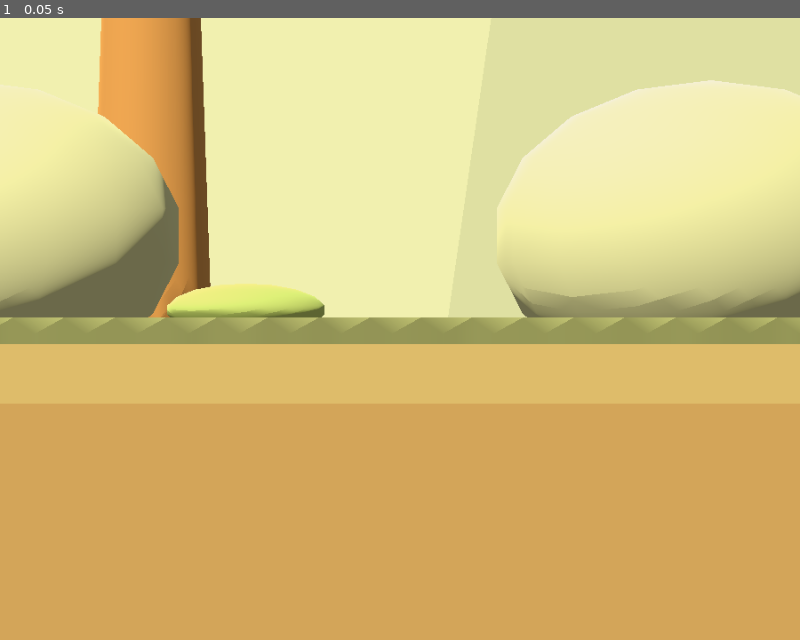
Above: before the commit, frame 1.
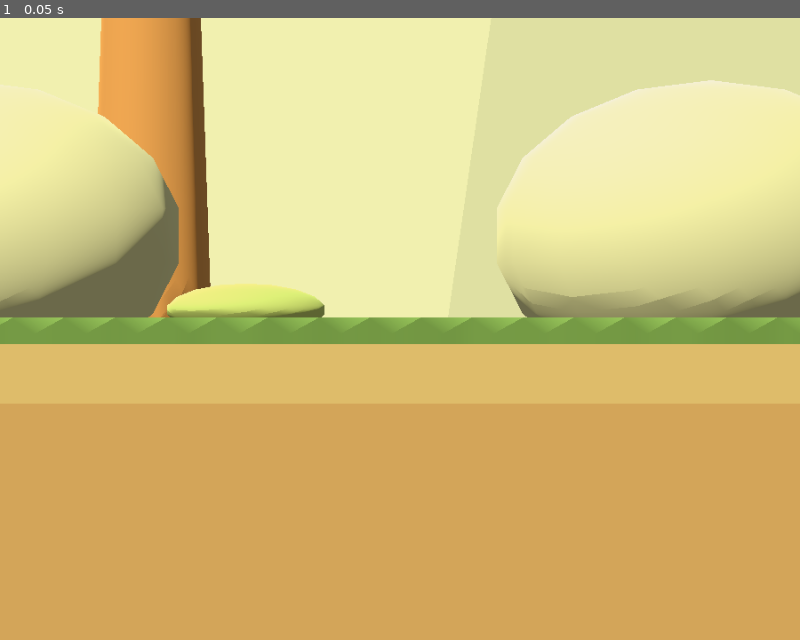
Above: after the commit, the same moment.

Repository: apps-skymesh/tuvlo-world
Game: Godot game, scene res://scenes/homestead.tscn
Two runs of this game, one before a commit and one after it. Both use one fixed random seed, a clock stepped at 60 frames per second and the inputs below.
Inputs:
- Up to frame 1 (0.05 s): no input

The runs differ from the first frame. In frame 1, 4.2% of the frame differs, in the area x 0-100%, y 48-53%.

Commit message:
Make the yard more vivid and hide the extra visitors.
Grass, roofs, and the child read more clearly, the baker and storyteller stay off the map, and build 70 marks the beta 20 checkpoint.

Co-authored-by: Cursor <cursoragent@cursor.com>

Diff:
--- a/Godot/scripts/appearance.gd
+++ b/Godot/scripts/appearance.gd
@@ -1,10 +1,10 @@
 class_name HomesteadAppearance
 extends RefCounted
 const DEFAULT={"skin":2,"face":0,"eyes":0,"eye_color":0,"hair":0,"hair_color":1,"glasses":0,"freckles":0,"height":1,"build":1,"outfit":0,"top":0,"bottom":0,"shoes":0,"scarf":0,"hat":0,"pattern":0,"expression":0,"accessory":0}
-const SKINS=["FFE0C2","F3C59F","DCA478","B87951","8C563B","57382D"]
+const SKINS=["FFE0B8","F6BE8C","E8A56A","C67A42","9A5C38","60402E"]
 const HAIR_COLORS=["282839","684735","B8703D","E8BF69","A58BCD"]
 const EYES=["423b33","5c7869","5b7488","8a6242"]
-const TOPS=["558BEB","A487DC","F08083","4CA68F","E9B94F","E88750"]
+const TOPS=["3B8FFF","B090F0","FF6B78","2EBF8A","FFC53D","FF8A3D"]
 const BOTTOMS=["b59562","657e9a","9c7c9a","8caa7f","ba856e","e2c3a6"]
 const SHOES=["975f48","586a66","798db0","e6d8bc"]
 const SCARVES=["c58462","d9b468","7c9da6","b293ab"]
--- a/Godot/scripts/homestead.gd
+++ b/Godot/scripts/homestead.gd
@@ -771,37 +771,12 @@
  var hex=bytes.hex_encode()
  return hex.substr(0,8)+"-"+hex.substr(8,4)+"-"+hex.substr(12,4)+"-"+hex.substr(16,4)+"-"+hex.substr(20,12)
 
-# Guests use the same reachable routes and grounded actor as the child. They
-# are presentation only: arriving never grants goods or changes saved progress.
+# The baker and storyteller stay in the saved visit. They are hidden until the
+# yard feels alive. Hiding them does not spend or keep the loaf.
 func update_guest():
- var present: Array[String]=[]
+ if guests.is_empty(): return
  for person in guests:
-  if is_instance_valid(person): present.append(str(person.get_meta("role","")))
- if present!=data.visitors:
-  for person in guests:
-   if is_instance_valid(person):
-    remove_child(person)
-    person.queue_free()
-  guests.clear()
-  for role in data.visitors:
-   var person:=HomesteadResident.new()
-   person.set_meta("role",role)
-   add_child(person)
-   person.setup(data,navigation)
-   var origin:=Vector3(5.5,0,6.5) if role=="baker" else Vector3(9.5,0,8.5)
-   person.position=HomesteadItems.cell_center(navigation.closest(origin))
-   person.timer=2.3
-   person.activity_scale=2.0
-   person.schedule=["cottage","garden"]
-   person.model.apply_appearance({"skin":2,"hair":3 if role=="storyteller" else 1,"top":3 if role=="storyteller" else 0,"hat":0,"glasses":role=="storyteller"})
-   if role=="storyteller":
-    for item in data.items:
-     if item.kind=="nook":
-      person.visit(item.id)
-      break
-   guests.append(person)
- var moving=not paused and session!="" and selected_id==""
- for person in guests:
-  person.reduced_motion=reduced_motion
-  person.set_physics_process(moving)
-  person.model.set_process(not paused and selected_id=="")
+  if is_instance_valid(person):
+   remove_child(person)
+   person.queue_free()
+ guests.clear()
--- a/Godot/scripts/meadow.gdshader
+++ b/Godot/scripts/meadow.gdshader
@@ -1,6 +1,6 @@
 shader_type spatial;
 render_mode specular_disabled;
-uniform vec4 grass_color : source_color = vec4(0.53, 0.67, 0.39, 1.0);
+uniform vec4 grass_color : source_color = vec4(0.34, 0.74, 0.24, 1.0);
 uniform float dormant : hint_range(0.0, 1.0) = 0.0;
 varying vec3 world_point;
 float hash(vec2 p) { return fract(sin(dot(p, vec2(127.1,311.7))) * 43758.5453); }
--- a/Godot/scripts/presentation.gd
+++ b/Godot/scripts/presentation.gd
@@ -557,8 +557,11 @@
 	if node is MeshInstance3D and node.mesh.get_surface_count()==1:
 		var material=node.get_active_material(0)
 		if material is StandardMaterial3D:
-			node.material_override=material
-			node.set_meta("cottage_roof",material.resource_name.begins_with("roof"))
+			var copy=material.duplicate()
+			if str(copy.resource_name).begins_with("roof"):
+				copy.albedo_color=copy.albedo_color.lerp(Color("e4532a"),0.45)
+			node.material_override=copy
+			node.set_meta("cottage_roof",str(copy.resource_name).begins_with("roof"))
 	for child in node.get_children(): prepare_cottage_materials(child)
 
 # Original miniature joinery, open front and paper details stay readable from
@@ -600,7 +603,7 @@
 # Original plaster-and-joinery mill, including two free material/sail looks.
 # The animated pivot survives static batching; quiet/offscreen mills do no work.
 func windmill(root: Node3D,ghost=false,style=0):
-	var roof_color="78988b" if style==0 else "ad806d"
+	var roof_color="2f9a62" if style==0 else "d15a3c"
 	HomesteadMesh.cylinder(root,Vector3(0,0.10,0),1.31,0.20,"c9bc9c")
 	HomesteadMesh.cylinder(root,Vector3(0,1.25,0),0.91,2.3,"eadfc5",0.65)
 	for angle in 8:
@@ -691,8 +694,8 @@
 # Two trained fruit trees, low stone edging and a woven harvest basket.
 # Three enduring looks are cosmetic; fruit play never changes the ledger.
 func orchard(root: Node3D,style=0):
-	var leaf_color=["83a477","9aaf7b","9b9b85"][clampi(style,0,2)]
-	var fruit_color=["c98270","d5b36b","9c8bb2"][clampi(style,0,2)]
+	var leaf_color=["3f9a44","62c452","7aaa4e"][clampi(style,0,2)]
+	var fruit_color=["e4543c","f0c22a","9a62d6"][clampi(style,0,2)]
 	HomesteadMesh.box(root,Vector3(0,0.06,0),Vector3(1.84,0.12,1.78),"acb18b",0.10)
 	for x in [-0.88,0.88]:
 		for z in [-0.65,0,0.65]:
@@ -781,7 +784,7 @@
 					if stage in [2,3]: foliage.append(stalk)
 					var ripe=stage==4 if stage>=0 else data.harvest.values().has("wheat")
 					var height=0.62 if ripe else (0.12 if stage in [1,2] else 0.32)
-					var tint="d8ab3f" if ripe else "5f9e50"
+					var tint="f0c429" if ripe else "3dae3a"
 					HomesteadMesh.rod(stalk,Vector3.ZERO,Vector3(0.025,height,0),0.018,tint)
 					for seed in 3:
 						var y=height-0.06-seed*0.065
@@ -792,9 +795,9 @@
 					for leaf_index in 4:
 						var angle=leaf_index*TAU/4+(0.35 if x>0 else 0.0)
 						var offset=Vector3(cos(angle)*0.09,0.06,sin(angle)*0.09)
-						var leaf=HomesteadMesh.ellipsoid(root,plant+offset,Vector3(0.075,0.045,0.17),"548d57" if leaf_index%2 else "80af61")
+						var leaf=HomesteadMesh.ellipsoid(root,plant+offset,Vector3(0.075,0.045,0.17),"2f9a3a" if leaf_index%2 else "62d24e")
 						leaf.rotation=Vector3(-0.25,PI/2-angle,0)
-					HomesteadMesh.ellipsoid(root,plant+Vector3(0,0.14,0),Vector3(0.075,0.10,0.075),"b3d47b")
+					HomesteadMesh.ellipsoid(root,plant+Vector3(0,0.14,0),Vector3(0.075,0.10,0.075),"d6ee58")
 	HomesteadMesh.rod(root,Vector3(1.28,0,-0.68),Vector3(1.28,0.88,-0.68),0.035,"a47c58")
 	HomesteadMesh.box(root,Vector3(1.28,0.75,-0.68),Vector3(0.35,0.28,0.045),"dac7a0",0.035)
 
@@ -834,9 +837,9 @@
 	var crown=Node3D.new()
 	root.add_child(crown)
 	crown.position.y=1.45
-	HomesteadMesh.ellipsoid(crown,Vector3(-0.39,0.69,0.06),Vector3(0.72,0.85,0.73),"83a273")
-	HomesteadMesh.ellipsoid(crown,Vector3(0.34,0.88,-0.03),Vector3(0.76,1.02,0.76),"94ad7b")
-	HomesteadMesh.ellipsoid(crown,Vector3(0.04,1.46,0.04),Vector3(0.62,0.81,0.62),"a1b685")
+	HomesteadMesh.ellipsoid(crown,Vector3(-0.39,0.69,0.06),Vector3(0.72,0.85,0.73),"3f9a45")
+	HomesteadMesh.ellipsoid(crown,Vector3(0.34,0.88,-0.03),Vector3(0.76,1.02,0.76),"58b84e")
+	HomesteadMesh.ellipsoid(crown,Vector3(0.04,1.46,0.04),Vector3(0.62,0.81,0.62),"7ed45c")
 	if not ghost: foliage.append(crown)
 	for p in [Vector3(0.25,0.05,0.28),Vector3(-0.3,0.04,0.1)]:
 		HomesteadMesh.ellipsoid(root,p,Vector3(0.21,0.07,0.15),"92a677")
@@ -852,8 +855,8 @@
 		HomesteadMesh.ellipsoid(patch,Vector3(p.x+0.08,p.y*0.5,p.z),Vector3(0.12,0.045,0.06),"8da36e")
 		for petal in 5:
 			var angle=petal*TAU/5
-			HomesteadMesh.ellipsoid(patch,p+Vector3(cos(angle)*0.075,0,sin(angle)*0.075),Vector3(0.075,0.05,0.075),"e0a295" if i%2 else "f0dec1")
-		HomesteadMesh.ellipsoid(patch,p+Vector3(0,0.035,0),Vector3.ONE*0.05,"d9b565")
+			HomesteadMesh.ellipsoid(patch,p+Vector3(cos(angle)*0.075,0,sin(angle)*0.075),Vector3(0.075,0.05,0.075),"f25b6a" if i%2 else "ffe14a")
+		HomesteadMesh.ellipsoid(patch,p+Vector3(0,0.035,0),Vector3.ONE*0.05,"f2a31a")
 	if not ghost: foliage.append(patch)
 
 func rocks(root: Node3D):
@@ -1031,7 +1034,7 @@
 	house.position.y=2.15
 	house.scale=Vector3(0.55,0.55,0.55)
 	cottage(house)
-	recolor_roof(house,"dfbf77" if style==0 else "b484b2")
+	recolor_roof(house,"f0c04a" if style==0 else "d45aa8")
 	for i in 7:
 		HomesteadMesh.box(root,Vector3(0,0.3+i*0.28,1.45),Vector3(0.7,0.07,0.12),"d0c7ad",0.02)
 	for x in [-0.4,0.4]:
@@ -1056,7 +1059,7 @@
 	HomesteadMesh.box(root,Vector3(-0.3,1.18,-0.4),Vector3(3.0,2.15,1.8),"af634e",0.05)
 	for x in range(11):
 		HomesteadMesh.box(root,Vector3(-1.68+x*0.275,1.18,0.52),Vector3(0.035,2.1,0.025),"c48264",0.008)
-	pitched_roof(root,Vector3(-0.3,2.45,-0.4),3.5,2.25,"54756a")
+	pitched_roof(root,Vector3(-0.3,2.45,-0.4),3.5,2.25,"d24b38")
 	for x in [-1.8,1.2]: HomesteadMesh.box(root,Vector3(x,1.18,0.56),Vector3(0.11,2.2,0.10),"efe2bd",0.015)
 	HomesteadMesh.box(root,Vector3(-0.55,0.88,0.58),Vector3(1.25,1.6,0.09),"824d3d",0.015)
 	for x in [-1.18,0.08]: HomesteadMesh.box(root,Vector3(x,0.88,0.65),Vector3(0.07,1.63,0.07),"f1e4c1",0.01)
@@ -1079,7 +1082,7 @@
 func doghouse(root: Node3D):
 	HomesteadMesh.box(root,Vector3(-0.35,0.06,-0.23),Vector3(1.2,0.12,1.25),"b8ac8c",0.08)
 	HomesteadMesh.box(root,Vector3(-0.35,0.50,-0.3),Vector3(1.0,0.85,1.0),"c79d70",0.04)
-	pitched_roof(root,Vector3(-0.35,1.01,-0.3),1.28,1.26,"66877a")
+	pitched_roof(root,Vector3(-0.35,1.01,-0.3),1.28,1.26,"3f9a62")
 	HomesteadMesh.box(root,Vector3(-0.35,0.38,0.215),Vector3(0.48,0.60,0.035),"4c5145",0.09)
 	HomesteadMesh.box(root,Vector3(-0.35,0.81,0.25),Vector3(0.43,0.16,0.05),"efe2be",0.03)
 	for x in [-0.48,-0.22]: HomesteadMesh.ellipsoid(root,Vector3(x,0.82,0.29),Vector3(0.055,0.045,0.02),"a68054")
--- a/Godot/scripts/resident_model.gd
+++ b/Godot/scripts/resident_model.gd
@@ -102,8 +102,8 @@
 	for x in [-0.27,0.27]:
 		ears.append(soft_form(head,Vector3(x,-0.025,0),Vector3(0.044,0.064,0.045),"d6a482"))
 	for x in [-0.1,0.1]:
-		eye_whites.append(soft_form(head,Vector3(x,0.005,0.235),Vector3(0.039,0.051,0.013),"fff9ed"))
-		var eye=soft_form(head,Vector3(x,0.005,0.246),Vector3(0.031,0.043,0.014),"4c443b")
+		eye_whites.append(soft_form(head,Vector3(x,0.008,0.235),Vector3(0.050,0.066,0.013),"fff9ed"))
+		var eye=soft_form(head,Vector3(x,0.008,0.246),Vector3(0.040,0.056,0.014),"4c443b")
 		eyes.append(eye)
 		pupils.append(soft_form(head,Vector3(x,0.005,0.258),Vector3(0.014,0.026,0.005),"28342f"))
 		eye_glints.append(soft_form(head,Vector3(x-0.008,0.02,0.266),Vector3.ONE*0.0085,"fff9ed"))
@@ -112,15 +112,17 @@
 	soft_form(head,Vector3(0,-0.043,0.249),Vector3(0.029,0.028,0.027),"d6a17d")
 	expression_root=Node3D.new()
 	head.add_child(expression_root)
-	grin_teeth=HomesteadMesh.ellipsoid(expression_root,Vector3(0,-0.115,0.238),Vector3(0.05,0.018,0.007),"f7edd8")
+	grin_teeth=HomesteadMesh.ellipsoid(expression_root,Vector3(0,-0.118,0.242),Vector3(0.072,0.022,0.008),"f7edd8")
 	dimples=Node3D.new()
 	head.add_child(dimples)
 	for side in [-1,1]: soft_form(dimples,Vector3(side*0.075,-0.11,0.232),Vector3.ONE*0.008,"9f7156")
 	# Curved, shallow smile and brows sit against the face rather than floating beads.
-	for i in 8:
-		var x0=-0.044+i*0.011
-		var x1=x0+0.011
-		HomesteadMesh.rod(expression_root,Vector3(x0,-0.124+0.012*pow(x0/0.044,2),0.232),Vector3(x1,-0.124+0.012*pow(x1/0.044,2),0.232),0.004,"8c604f")
+	for i in 10:
+		var x0=-0.064+i*0.0128
+		var x1=x0+0.0128
+		var y0=-0.136+0.030*(x0/0.064)*(x0/0.064)
+		var y1=-0.136+0.030*(x1/0.064)*(x1/0.064)
+		HomesteadMesh.rod(expression_root,Vector3(x0,y0,0.236),Vector3(x1,y1,0.236),0.0045,"8c604f")
 	for side in [-1,1]:
 		var brow=soft_form(head,Vector3(side*0.1,0.083,0.23),Vector3(0.046,0.009,0.008),"695440")
 		brow.rotation.z=side*-0.10
@@ -267,7 +269,7 @@
 	animation_track(idle,right_arm,"rotation",[[0,Vector3(-0.02,0,0.04)],[1.2,Vector3(0.01,0,0.06)],[2.4,Vector3(0.03,0,0.07)],[3.6,Vector3(-0.01,0,0.05)],[4.8,Vector3(-0.02,0,0.04)]])
 	for elbow in [left_elbow,right_elbow]:
 		animation_track(idle,elbow,"rotation",[[0,Vector3(-0.10,0,0)],[2.4,Vector3(-0.14,0,0)],[4.8,Vector3(-0.10,0,0)]])
-	animation_track(idle,hips,"position:y",[[0,0.703],[1.2,0.708],[2.4,0.700],[3.6,0.707],[4.8,0.703]])
+	animation_track(idle,hips,"position:y",[[0,0.703],[0.35,0.732],[0.7,0.704],[1.2,0.708],[2.4,0.700],[2.75,0.730],[3.1,0.704],[3.6,0.707],[4.8,0.703]])
 	animation_track(idle,hips,"position:x",[[0,0.006],[1.2,0.006],[2.4,-0.006],[3.6,-0.006],[4.8,0.006]])
 	animation_track(idle,hips,"rotation",[[0,Vector3(0,0,-0.015)],[1.2,Vector3(0,0,-0.015)],[2.4,Vector3(0,0,0.015)],[3.6,Vector3(0,0,0.015)],[4.8,Vector3(0,0,-0.015)]])
 	library.add_animation("idle",idle)
@@ -493,11 +495,11 @@
 	head.scale=[Vector3.ONE,Vector3(1.05,0.95,1),Vector3(0.92,1.12,1),Vector3(1.1,0.96,1)][appearance.face]*1.06
 	# Long and full styles cover the ears; a skin dot on the hair reads as a defect.
 	for ear in ears: ear.visible=not appearance.hair in [3,4,7,9]
-	normal_eye_height=[0.043,0.051,0.029][appearance.eyes]
+	normal_eye_height=[0.054,0.064,0.038][appearance.eyes]
 	for white in eye_whites: white.scale.y=normal_eye_height*1.18
 	for pupil in pupils: pupil.scale.y=normal_eye_height*0.58
 	for eye in eyes:
-		eye.scale.x=0.037 if appearance.eyes==2 else 0.031
+		eye.scale.x=0.048 if appearance.eyes==2 else 0.040
 		eye.scale.y=normal_eye_height
 
 func update_wardrobe():
